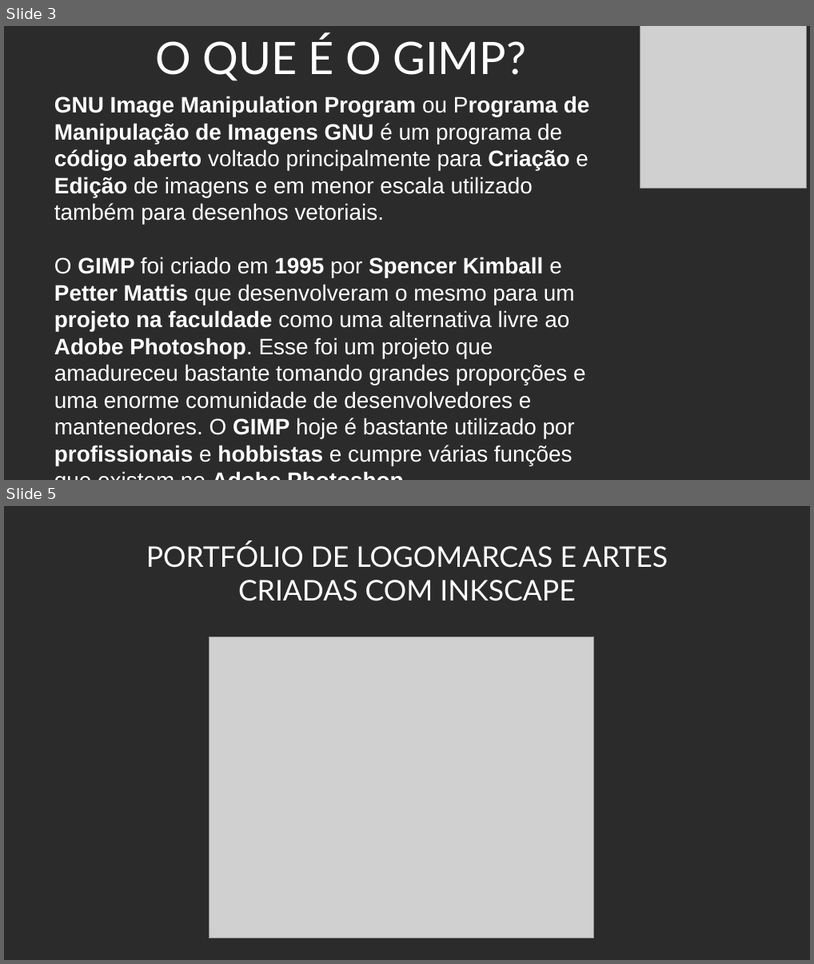
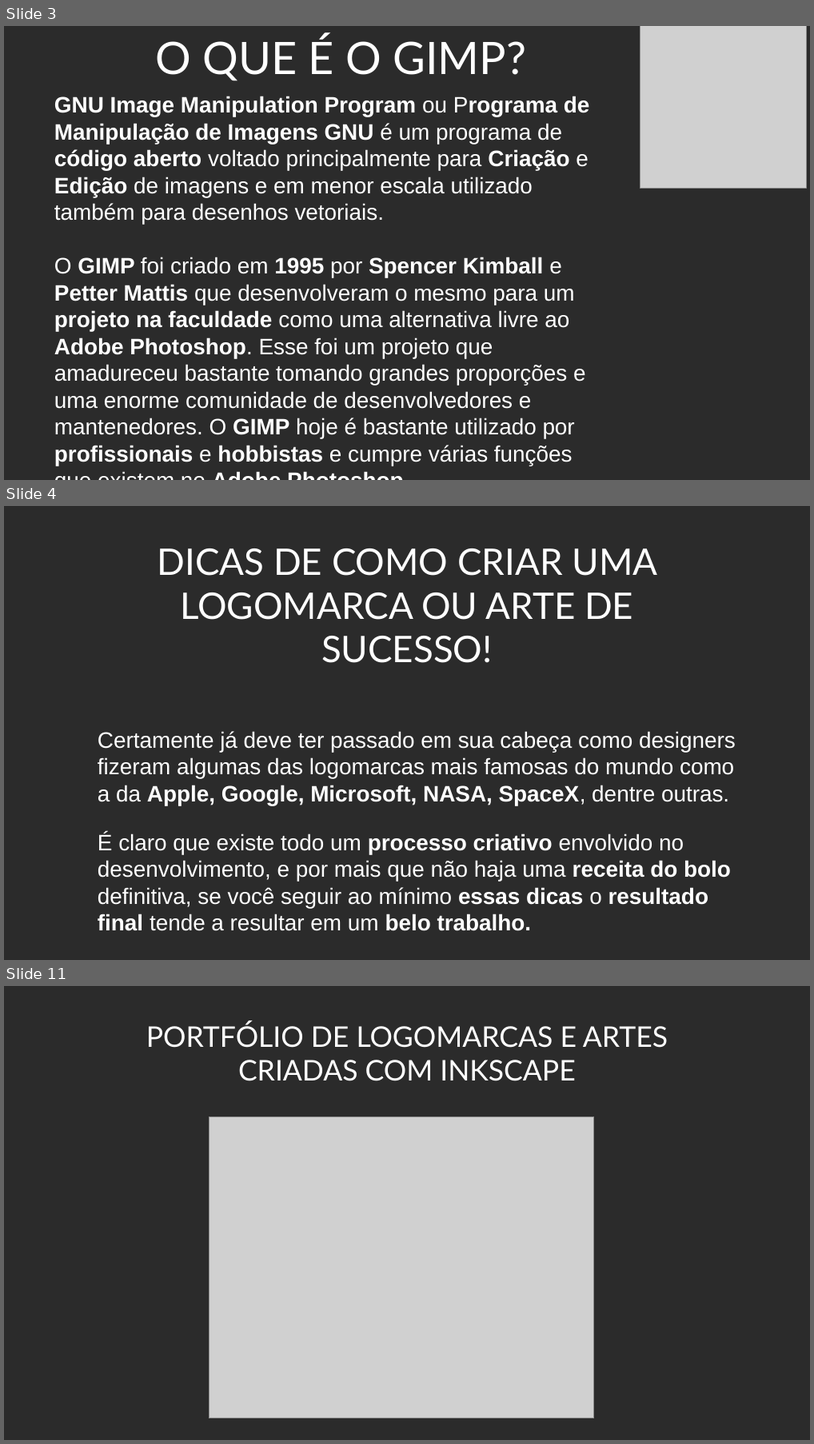
Before and after one commit to Doginnn/expotec2020, a slide deck: palestras/Expotec_2020_Criando logo INKSCAPE e GIMP.odp. Shown one above the other, each under a label of ours: slides 3 and 5 before the commit, slides 3, 4 and 11 after it; the slides between them are not shown. The pictures are 814x964 and 814x1444 pixels, drawn with LibreOffice and Linux fonts; fonts in the diff are those of the drawing; grey boxes stand for pictures; background and template pictures are left out; a plain dark background stands for a picture behind light text. Boxes give left, top, right and bottom in pixels: in the first picture for what was removed or moved away, otherwise in the second. Text is boxed around its words. In the diff, an @@ line names an element or a change of style, - is before the commit and + after.

```diff
--- a/palestras/Expotec_2020_Criando logo INKSCAPE e GIMP.odp
+++ b/palestras/Expotec_2020_Criando logo INKSCAPE e GIMP.odp
@@ slide 4 added at bbox=[4, 506, 810, 960], background picture (left out) @@
@@ text added at bbox=[158, 548, 658, 663], 36 pt, text #FFFFFF @@
+DICAS DE COMO CRIAR UMA LOGOMARCA OU ARTE DE SUCESSO!
@@ text added at bbox=[98, 731, 736, 931], 22 pt, text #FFFFFF @@
+Certamente já deve ter passado em sua cabeça como designers fizeram algumas das logomarcas mais famosas do mundo como a da Apple, Google, Microsoft, NASA, SpaceX, dentre outras.
+É claro que existe todo um processo criativo envolvido no desenvolvimento, e por mais que não haja uma receita do bolo definitiva, se você seguir ao mínimo essas dicas o resultado final tende a resultar em um belo trabalho.
@@ what was slide 5 is now slide 11 @@
```
Also in this commit, not shown: 6 other slides added, 2 slides removed.
